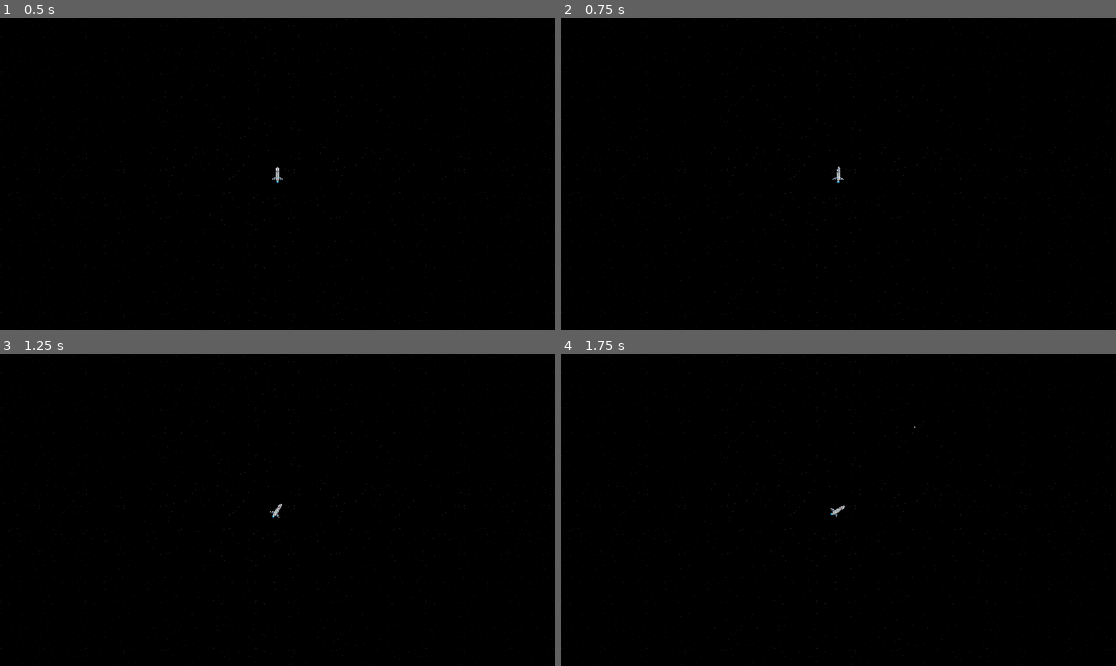
Above: before the commit, frames 1-4 (two rows, left to right).
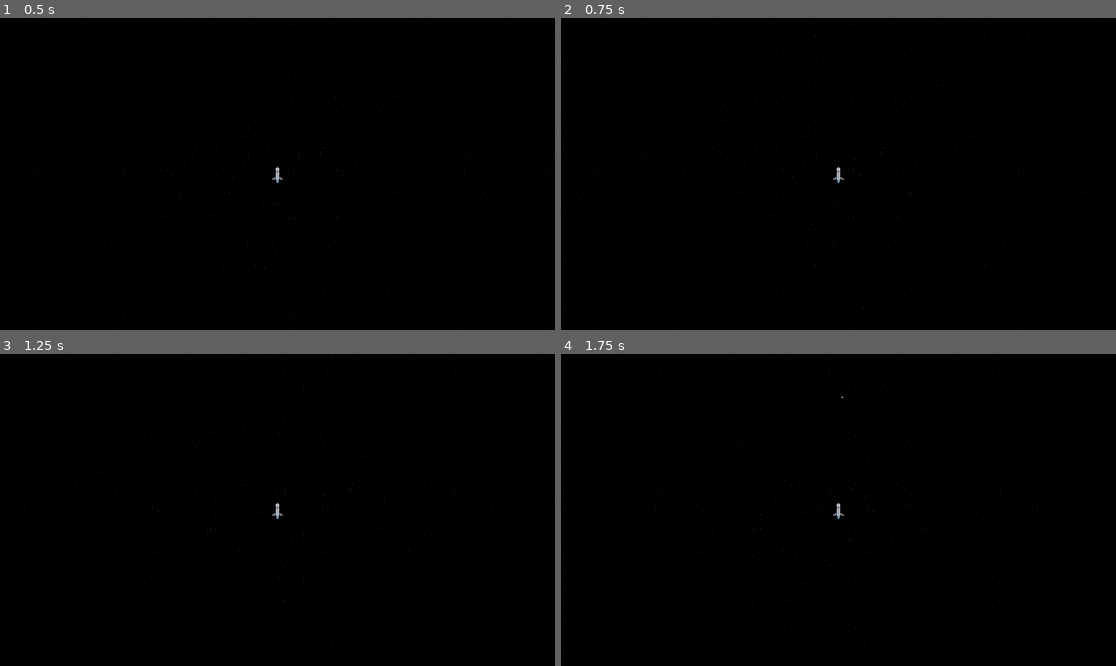
Above: after the commit, the same moments.

Repository: ajn14d/2D_Space_Game_Godot
Game: Godot game, scene res://space_gameplay.tscn
The game is run twice, just before and just after one commit, with the same random seed, the same clock (stepped at 60 frames per second) and the same inputs. The engine's default icon, where the game draws it, is replaced by a stand-in: a white triangle on a blue panel in a dark square.
Inputs:
- Up to frame 1 (0.5 s): no input
- Up to frame 2 (0.75 s): tap Enter at 0.5 s; hold E (move_right, bound only after the commit) from 0.53 s (still down); hold K (Trailer_Door) from 0.53 s (still down)
- Up to frame 3 (1.25 s): keep holding E (move_right, bound only after the commit); keep holding K (Trailer_Door)
- Up to frame 4 (1.75 s): release E (move_right, bound only after the commit) at 1.28 s; release K (Trailer_Door) at 1.28 s; hold Ctrl (brake) from 1.28 s (still down); tap Space (shoot) at 1.35 s

Frame 1 is identical in both runs. In frame 2, 0.4% of the frame differs, in the area x 0-100%, y 0-100%; in frame 3, 0.5%; in frame 4, 0.5%.

Commit message:
Engine_Plume Fix
changed name of inputs so needed to update code for engine plume

Diff:
--- a/player_ship.gd
+++ b/player_ship.gd
@@ -117,9 +117,9 @@
 	# Check if the shoot action (space key) is pressed
 	if event.is_action_pressed("shoot"):
 		shoot_bullet()
-	if Input.is_action_pressed("ui_up"):
+	if Input.is_action_pressed("move_up"):
 		engine_plume.visible = true  # show the EnginePlume when no thrust is applied
-	elif event.is_action_released("ui_up"):
+	elif event.is_action_released("move_up"):
 		engine_plume.visible = false  # Hide the plume when the key is released
 	if event.is_action_pressed("shoot_rope"):  # The key to shoot the rope, e.g., 'n'
 		# Toggle visibility based on the current state
--- a/project.godot
+++ b/project.godot
@@ -91,28 +91,28 @@
 }
 move_left={
 "deadzone": 0.5,
-"events": [Object(InputEventKey,"resource_local_to_scene":false,"resource_name":"","device":-1,"window_id":0,"alt_pressed":false,"shift_pressed":false,"ctrl_pressed":false,"meta_pressed":false,"pressed":false,"keycode":0,"physical_keycode":65,"key_label":0,"unicode":97,"location":0,"echo":false,"script":null)
-, Object(InputEventJoypadMotion,"resource_local_to_scene":false,"resource_name":"","device":-1,"axis":0,"axis_value":-1.0,"script":null)
+"events": [Object(InputEventJoypadMotion,"resource_local_to_scene":false,"resource_name":"","device":-1,"axis":0,"axis_value":-1.0,"script":null)
+, Object(InputEventKey,"resource_local_to_scene":false,"resource_name":"","device":-1,"window_id":0,"alt_pressed":false,"shift_pressed":false,"ctrl_pressed":false,"meta_pressed":false,"pressed":false,"keycode":0,"physical_keycode":81,"key_label":0,"unicode":113,"location":0,"echo":false,"script":null)
 ]
 }
 move_right={
 "deadzone": 0.5,
-"events": [Object(InputEventKey,"resource_local_to_scene":false,"resource_name":"","device":-1,"window_id":0,"alt_pressed":false,"shift_pressed":false,"ctrl_pressed":false,"meta_pressed":false,"pressed":false,"keycode":0,"physical_keycode":68,"key_label":0,"unicode":100,"location":0,"echo":false,"script":null)
-, Object(InputEventJoypadMotion,"resource_local_to_scene":false,"resource_name":"","device":-1,"axis":0,"axis_value":1.0,"script":null)
+"events": [Object(InputEventJoypadMotion,"resource_local_to_scene":false,"resource_name":"","device":-1,"axis":0,"axis_value":1.0,"script":null)
+, Object(InputEventKey,"resource_local_to_scene":false,"resource_name":"","device":-1,"window_id":0,"alt_pressed":false,"shift_pressed":false,"ctrl_pressed":false,"meta_pressed":false,"pressed":false,"keycode":0,"physical_keycode":69,"key_label":0,"unicode":101,"location":0,"echo":false,"script":null)
 ]
 }
 rotate_clockwise={
 "deadzone": 0.5,
-"events": [Object(InputEventKey,"resource_local_to_scene":false,"resource_name":"","device":-1,"window_id":0,"alt_pressed":false,"shift_pressed":false,"ctrl_pressed":false,"meta_pressed":false,"pressed":false,"keycode":0,"physical_keycode":69,"key_label":0,"unicode":101,"location":0,"echo":false,"script":null)
-, Object(InputEventJoypadButton,"resource_local_to_scene":false,"resource_name":"","device":-1,"button_index":10,"pressure":0.0,"pressed":true,"script":null)
+"events": [Object(InputEventJoypadButton,"resource_local_to_scene":false,"resource_name":"","device":-1,"button_index":10,"pressure":0.0,"pressed":true,"script":null)
 , Object(InputEventJoypadMotion,"resource_local_to_scene":false,"resource_name":"","device":-1,"axis":2,"axis_value":1.0,"script":null)
+, Object(InputEventKey,"resource_local_to_scene":false,"resource_name":"","device":-1,"window_id":0,"alt_pressed":false,"shift_pressed":false,"ctrl_pressed":false,"meta_pressed":false,"pressed":false,"keycode":0,"physical_keycode":68,"key_label":0,"unicode":100,"location":0,"echo":false,"script":null)
 ]
 }
 rotate_counterclockwise={
 "deadzone": 0.5,
-"events": [Object(InputEventKey,"resource_local_to_scene":false,"resource_name":"","device":-1,"window_id":0,"alt_pressed":false,"shift_pressed":false,"ctrl_pressed":false,"meta_pressed":false,"pressed":false,"keycode":0,"physical_keycode":81,"key_label":0,"unicode":113,"location":0,"echo":false,"script":null)
-, Object(InputEventJoypadButton,"resource_local_to_scene":false,"resource_name":"","device":-1,"button_index":9,"pressure":0.0,"pressed":true,"script":null)
+"events": [Object(InputEventJoypadButton,"resource_local_to_scene":false,"resource_name":"","device":-1,"button_index":9,"pressure":0.0,"pressed":true,"script":null)
 , Object(InputEventJoypadMotion,"resource_local_to_scene":false,"resource_name":"","device":-1,"axis":2,"axis_value":-1.0,"script":null)
+, Object(InputEventKey,"resource_local_to_scene":false,"resource_name":"","device":-1,"window_id":0,"alt_pressed":false,"shift_pressed":false,"ctrl_pressed":false,"meta_pressed":false,"pressed":false,"keycode":0,"physical_keycode":65,"key_label":0,"unicode":97,"location":0,"echo":false,"script":null)
 ]
 }
 
